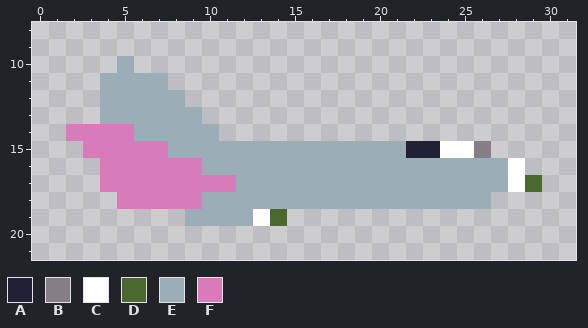
Edited in one commit: pixel-art file (raws/player.aseprite). This is how it looked before the edit.
32x32 pixels, 1 frame. Shown: x 0..31, y 8..21.
Palette (. is transparent): A #222034  B #847e87  C #ffffff  D #4b692f  E #9badb7  F #d77bba
Pixels before, first column x 2:
10 ...E........................
11 ..EEEE......................
12 ..EEEEE.....................
13 ..EEEEEE....................
14 FFFFEEEEE...................
15 .FFFFFEEEEEEEEEEEEEEAACCB...
16 ..FFFFFFEEEEEEEEEEEEEEEEEEC.
17 ..FFFFFFFFEEEEEEEEEEEEEEEECD
18 ...FFFFFEEEEEEEEEEEEEEEEE...
19 .......EEEECD...............
After the commit:
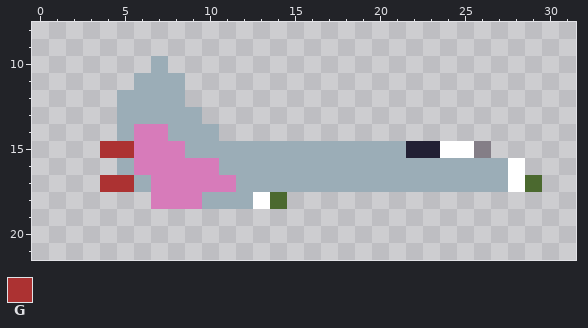
Colours new in this view: G #ac3232
Difference:
Changed rows in their new state; - is an unchanged pixel.
first column x 2:
10 ---.-E-------------------
11 --..--E------------------
12 --.----------------------
13 --.----------------------
14 ...EFF-------------------
15 -.GG--F------------------
16 --.E----F----------------
17 --GGE--------------------
18 ---..------CD............
19 -------......------------
Changed places in both pictures, as pixel boxes (x1, y1, x2, y2):
changed: (66, 56, 491, 226)
